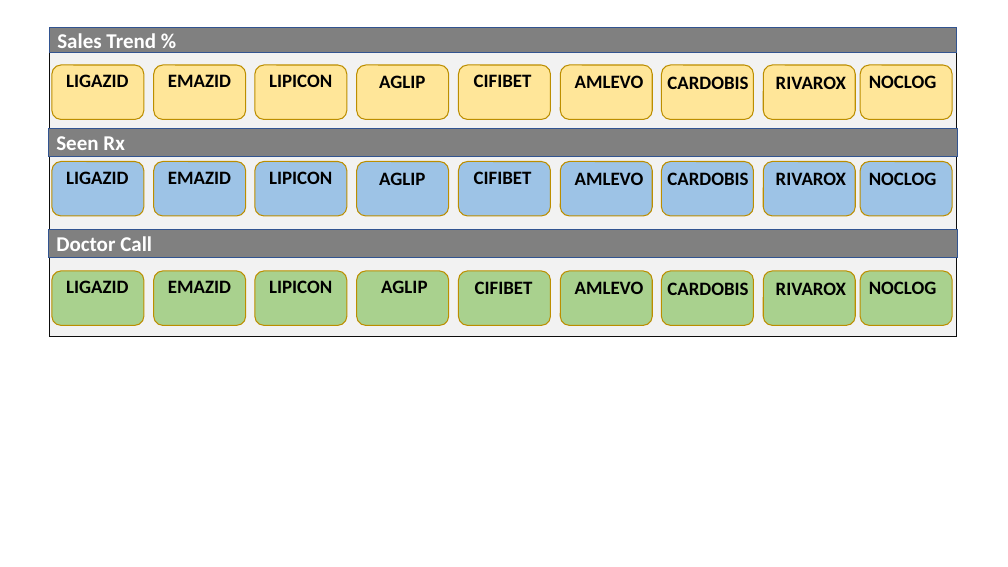
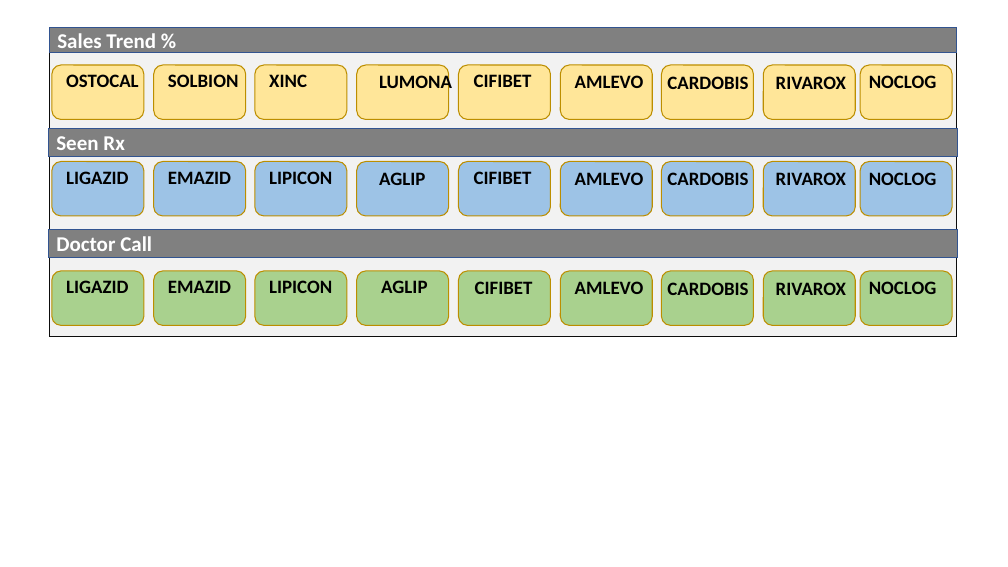
Before and after one commit to RoyelBee/BrandPerformanceReport, a slide deck: slide 1 of orginal file.pptx. Drawn at 1008x567 pixels with LibreOffice and Linux fonts; fonts in the diff are those of the drawing. Boxes give left, top, right and bottom in pixels: in the first picture for what was removed or moved away, otherwise in the second. Text is boxed around its words. In the diff, an @@ line names an element or a change of style, - is before the commit and + after.

```diff
--- a/orginal file.pptx
+++ b/orginal file.pptx
@@ text at <box>66,74,139,87</box>: text changed @@
-LIGAZID
+OSTOCAL
@@ text at <box>168,74,239,87</box>: text changed @@
-EMAZID
+SOLBION
@@ text at <box>269,74,307,87</box>: text changed @@
-LIPICON
+XINC
@@ text at <box>379,73,452,94</box>: text changed @@
-AGLIP
+LUMONA
```
Also in this commit, not shown: 1 other slide changed, 1 slide added, 1 slide removed, 32 other files.
